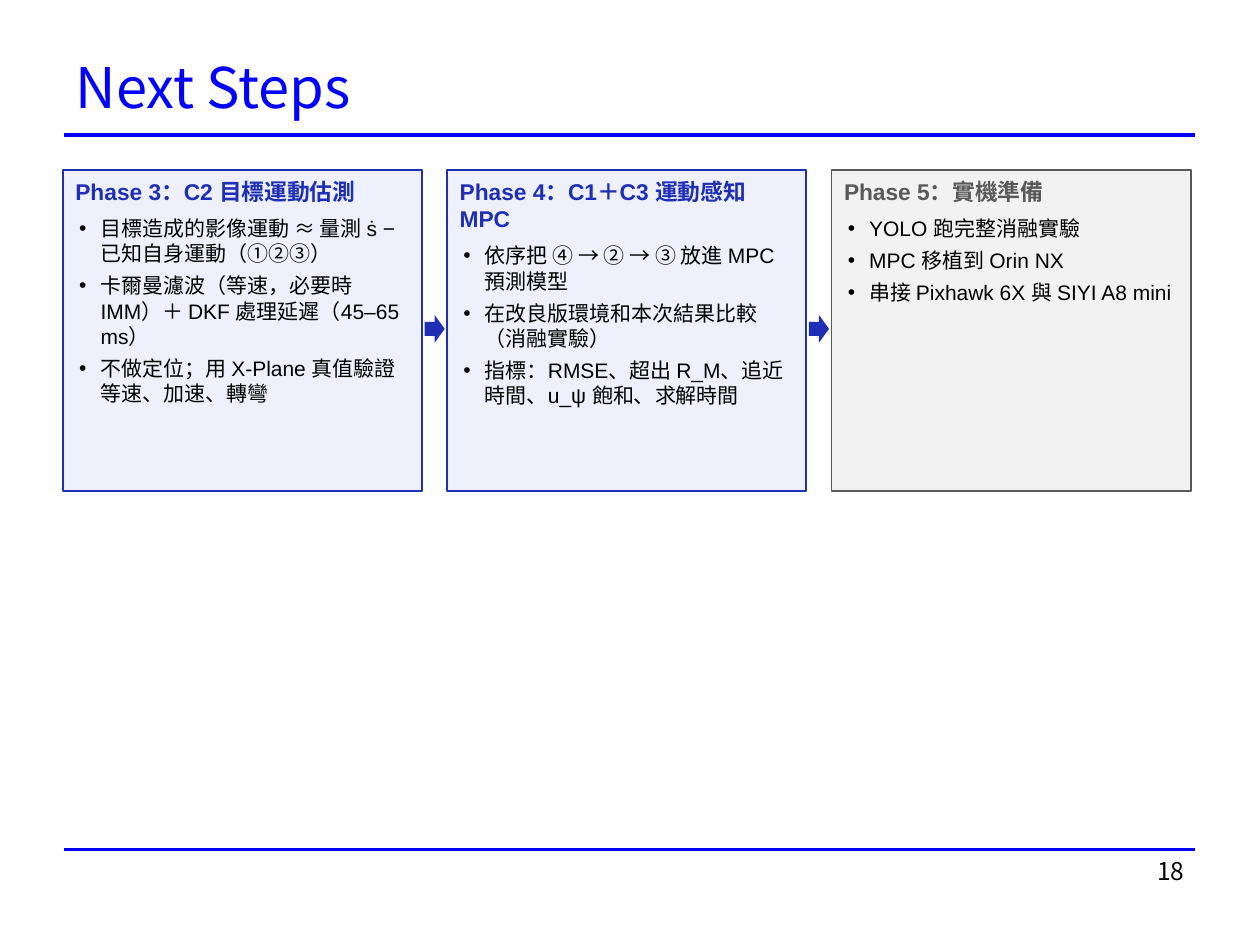
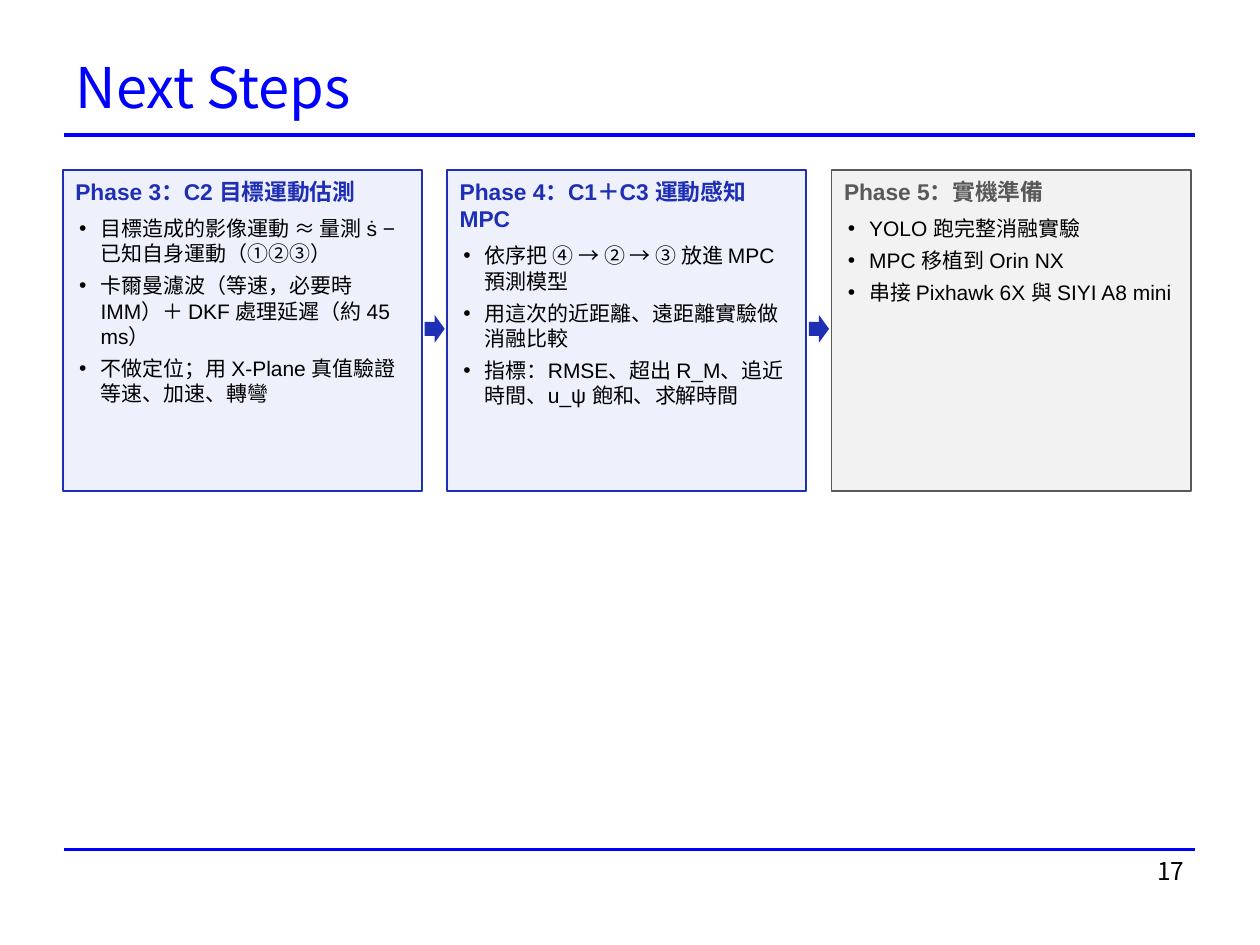
Before and after one commit to rossi1122/hsiang_thesis_simulation, a slide deck: slide 17 of docs/presentations/20261118_Phase2_進度報告.pptx (slide 18 before the commit). Drawn at 1260x945 pixels with LibreOffice and Linux fonts; fonts in the diff are those of the drawing. Boxes give left, top, right and bottom in pixels: in the first picture for what was removed or moved away, otherwise in the second. Text is boxed around its words. In the diff, an @@ line names an element or a change of style, - is before the commit and + after.

```diff
--- a/docs/presentations/20261118_Phase2_進度報告.pptx
+++ b/docs/presentations/20261118_Phase2_進度報告.pptx
@@ text in rectangle at bbox=[101, 275, 390, 346]: text changed @@
-• 卡爾曼濾波（等速，必要時 IMM）＋ DKF 處理延遲（45–65 ms）
+• 卡爾曼濾波（等速，必要時 IMM）＋ DKF 處理延遲（約 45 ms）
@@ text in rectangle at bbox=[485, 303, 779, 348]: text changed @@
-• 在改良版環境和本次結果比較（消融實驗）
+• 用這次的近距離、遠距離實驗做消融比較
@@ page number at bbox=[1157, 862, 1184, 880]: text changed @@
-18
+17
```
Also in this commit, not shown: 14 other slides changed, 1 slide removed.
